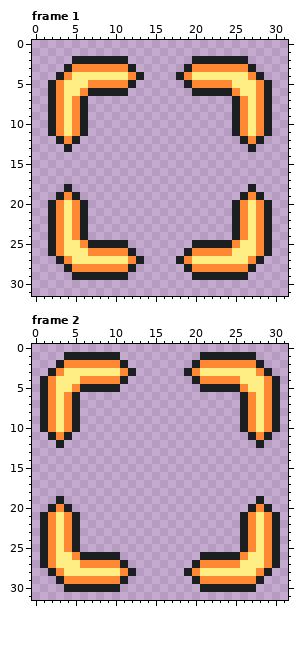
Pixel-art file: Assets/2. Graphics/UI/Selector/Selector.aseprite. The picture above was drawn from the file before the commit.
48x48 pixels, 2 frames. Shown: frame 1, frame 2. The old version is drawn lined up with the new one, on the new canvas.
Once edited:
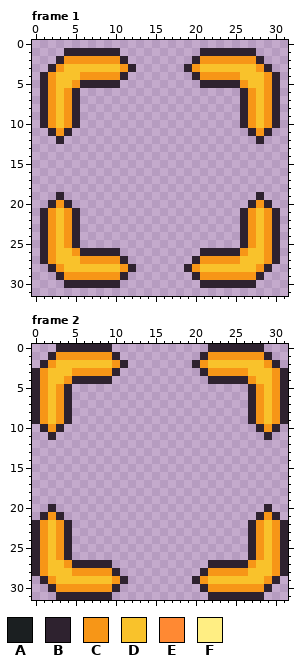
Palette (. is transparent): A #1b1f21  B #2e222f  C #f79617  D #f9c22b  E #ff8933  F #ffee83
What changed:
canvas 48x48 -> 32x32, the old top-left corner now at -8,-8 (the part of the old canvas that was cut away was empty and is not shown)
--- frame 1
@@ x 0..31 @@
  0 ................................
- 1 ................................
- 2 .....AAAAAAA........AAAAAAA.....
- 3 ....AEEEEEEEA......AEEEEEEEA....
- 4 ...AEFFFFFFFEA....AEFFFFFFFEA...
- 5 ..AEFFFEEEEEA......AEEEEEFFFEA..
- 6 ..AEFFEAAAAA........AAAAAEFFEA..
- 7 ..AEFEA..................AEFEA..
- 8 ..AEFEA..................AEFEA..
- 9 ..AEFEA..................AEFEA..
-10 ..AEFEA..................AEFEA..
-11 ..AEFEA..................AEFEA..
-12 ...AEA....................AEA...
-13 ....A......................A....
+ 1 ....BBBBBBB..........BBBBBBB....
+ 2 ...BCCCCCCCB........BCCCCCCCB...
+ 3 ..BCDDDDDDDCB......BCDDDDDDDCB..
+ 4 .BCDDDCCCCCB........BCCCCCDDDCB.
+ 5 .BCDDCBBBBB..........BBBBBCDDCB.
+ 6 .BCDCB....................BCDCB.
+ 7 .BCDCB....................BCDCB.
+ 8 .BCDCB....................BCDCB.
+ 9 .BCDCB....................BCDCB.
+10 .BCDCB....................BCDCB.
+11 ..BCB......................BCB..
+12 ...B........................B...
+13 ................................
 14 ................................
@@ x 0..31 @@
 17 ................................
-18 ....A......................A....
-19 ...AEA....................AEA...
-20 ..AEFEA..................AEFEA..
-21 ..AEFEA..................AEFEA..
-22 ..AEFEA..................AEFEA..
-23 ..AEFEA..................AEFEA..
-24 ..AEFEA..................AEFEA..
-25 ..AEFFEAAAAA........AAAAAEFFEA..
-26 ..AEFFFEEEEEA......AEEEEEFFFEA..
-27 ...AEFFFFFFFEA....AEFFFFFFFEA...
-28 ....AEEEEEEEA......AEEEEEEEA....
-29 .....AAAAAAA........AAAAAAA.....
-30 ................................
+18 ................................
+19 ...B........................B...
+20 ..BCB......................BCB..
+21 .BCDCB....................BCDCB.
+22 .BCDCB....................BCDCB.
+23 .BCDCB....................BCDCB.
+24 .BCDCB....................BCDCB.
+25 .BCDCB....................BCDCB.
+26 .BCDDCBBBBB..........BBBBBCDDCB.
+27 .BCDDDCCCCCB........BCCCCCDDDCB.
+28 ..BCDDDDDDDCB......BCDDDDDDDCB..
+29 ...BCCCCCCCB........BCCCCCCCB...
+30 ....BBBBBBB..........BBBBBBB....
 31 ................................
--- frame 2
@@ x 0..31 @@
- 0 ................................
- 1 ....AAAAAAA..........AAAAAAA....
- 2 ...AEEEEEEEA........AEEEEEEEA...
- 3 ..AEFFFFFFFEA......AEFFFFFFFEA..
- 4 .AEFFFEEEEEA........AEEEEEFFFEA.
- 5 .AEFFEAAAAA..........AAAAAEFFEA.
- 6 .AEFEA....................AEFEA.
- 7 .AEFEA....................AEFEA.
- 8 .AEFEA....................AEFEA.
- 9 .AEFEA....................AEFEA.
-10 .AEFEA....................AEFEA.
-11 ..AEA......................AEA..
-12 ...A........................A...
+ 0 ...BBBBBBB............BBBBBBB...
+ 1 ..BCCCCCCCB..........BCCCCCCCB..
+ 2 .BCDDDDDDDCB........BCDDDDDDDCB.
+ 3 BCDDDCCCCCB..........BCCCCCDDDCB
+ 4 BCDDCBBBBB............BBBBBCDDCB
+ 5 BCDCB......................BCDCB
+ 6 BCDCB......................BCDCB
+ 7 BCDCB......................BCDCB
+ 8 BCDCB......................BCDCB
+ 9 BCDCB......................BCDCB
+10 .BCB........................BCB.
+11 ..B..........................B..
+12 ................................
 13 ................................
@@ x 0..31 @@
 18 ................................
-19 ...A........................A...
-20 ..AEA......................AEA..
-21 .AEFEA....................AEFEA.
-22 .AEFEA....................AEFEA.
-23 .AEFEA....................AEFEA.
-24 .AEFEA....................AEFEA.
-25 .AEFEA....................AEFEA.
-26 .AEFFEAAAAA..........AAAAAEFFEA.
-27 .AEFFFEEEEEA........AEEEEEFFFEA.
-28 ..AEFFFFFFFEA......AEFFFFFFFEA..
-29 ...AEEEEEEEA........AEEEEEEEA...
-30 ....AAAAAAA..........AAAAAAA....
-31 ................................
+19 ................................
+20 ..B..........................B..
+21 .BCB........................BCB.
+22 BCDCB......................BCDCB
+23 BCDCB......................BCDCB
+24 BCDCB......................BCDCB
+25 BCDCB......................BCDCB
+26 BCDCB......................BCDCB
+27 BCDDCBBBBB............BBBBBCDDCB
+28 BCDDDCCCCCB..........BCCCCCDDDCB
+29 .BCDDDDDDDCB........BCDDDDDDDCB.
+30 ..BCCCCCCCB..........BCCCCCCCB..
+31 ...BBBBBBB............BBBBBBB...
Changed places in both pictures, as pixel boxes (x1, y1, x2, y2):
changed: (40, 48, 144, 152)
changed: (176, 48, 280, 152)
changed: (40, 184, 144, 288)
changed: (176, 184, 280, 288)
changed: (32, 344, 136, 448)
changed: (184, 344, 288, 448)
changed: (32, 496, 136, 600)
changed: (184, 496, 288, 600)
